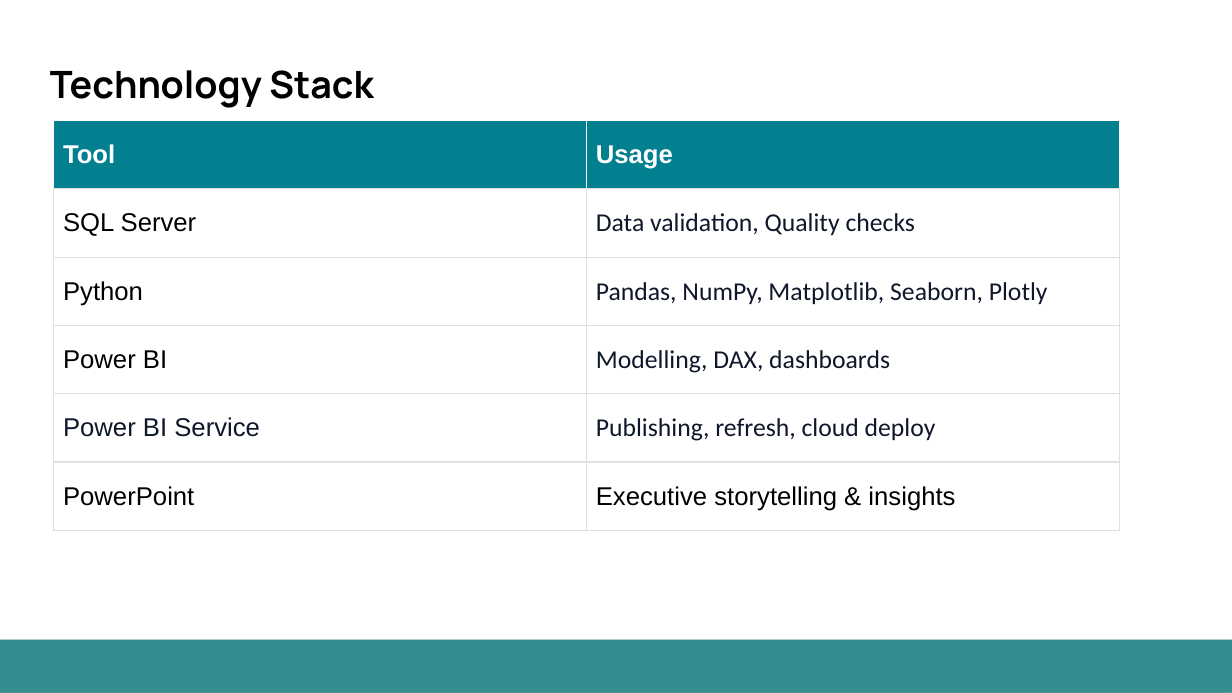
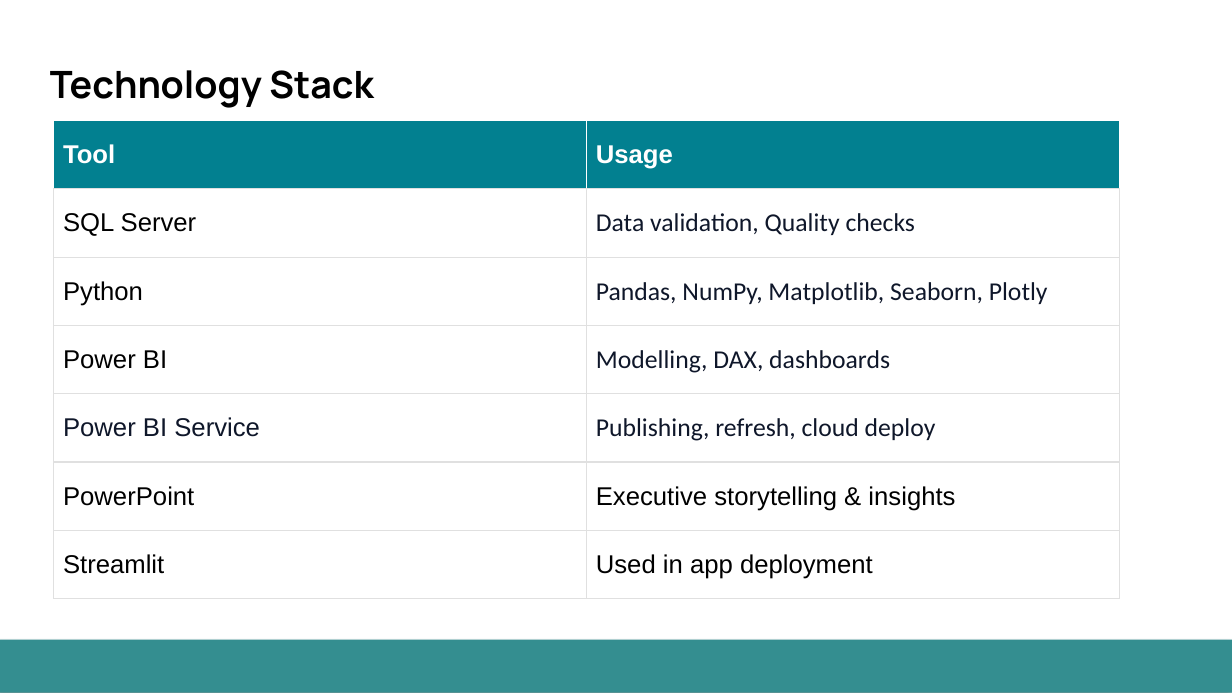
Before and after one commit to itsaakashanalytics-ship-it/CZ-Bank-DATA-Analysis-Project, a slide deck: slide 5 of PRP PROJECT 1 - FINAL PPT.pptx. Drawn at 1232x693 pixels with LibreOffice and Linux fonts; fonts in the diff are those of the drawing. Boxes give left, top, right and bottom in pixels: in the first picture for what was removed or moved away, otherwise in the second. Text is boxed around its words. In the diff, an @@ line names an element or a change of style, - is before the commit and + after.

```diff
--- a/PRP PROJECT 1 - FINAL PPT.pptx
+++ b/PRP PROJECT 1 - FINAL PPT.pptx
@@ table at (54,121,1120,599) @@
+row 7: Streamlit | Used in app deployment
```
Also in this commit, not shown: 25 other slides changed, 10 slides added, 1 slide removed, 2 other files.
